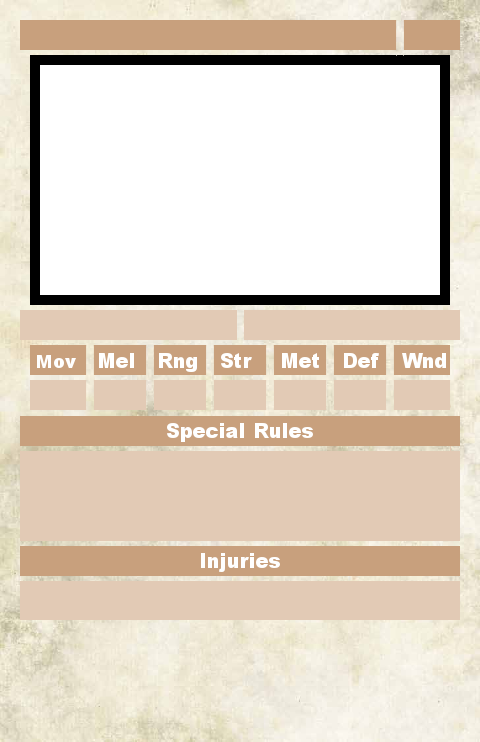
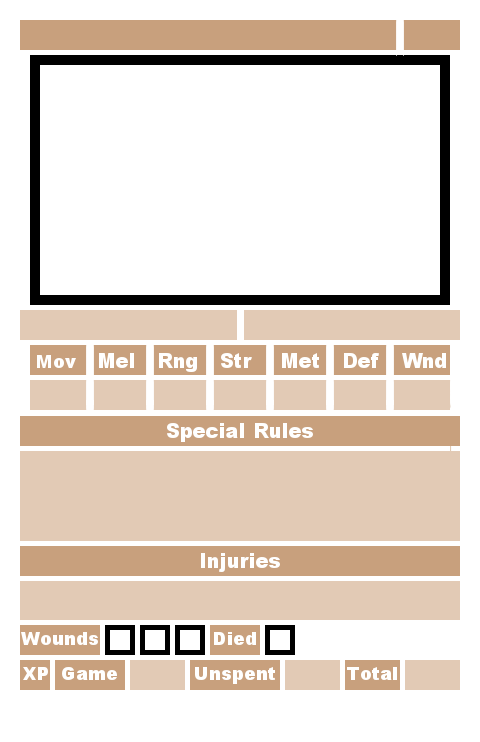
Layers edited between the first and the second w=480, h=742 image:
added group "Layer Group" with 9 layers above "foreground" over (x1=21, y1=353, x2=446, y2=684)
added layer "Died" in group "Layer Group" over (x1=214, y1=632, x2=256, y2=645)
moved "Mov Mel Rng Str Met ..." into group "Layer Group" over (x1=86, y1=353, x2=394, y2=372)
added layer "Wounds" in group "Layer Group" over (x1=21, y1=632, x2=98, y2=645)
added layer "XP" in group "Layer Group" over (x1=23, y1=667, x2=48, y2=680)
added layer "Game" in group "Layer Group" over (x1=62, y1=667, x2=117, y2=680)
added layer "Unspent" in group "Layer Group" over (x1=195, y1=667, x2=275, y2=684)
added layer "Total" in group "Layer Group" over (x1=347, y1=667, x2=397, y2=680)
painted on "foreground" over (x1=20, y1=625, x2=460, y2=690)
hid "background" over (x1=0, y1=0, x2=480, y2=742)
